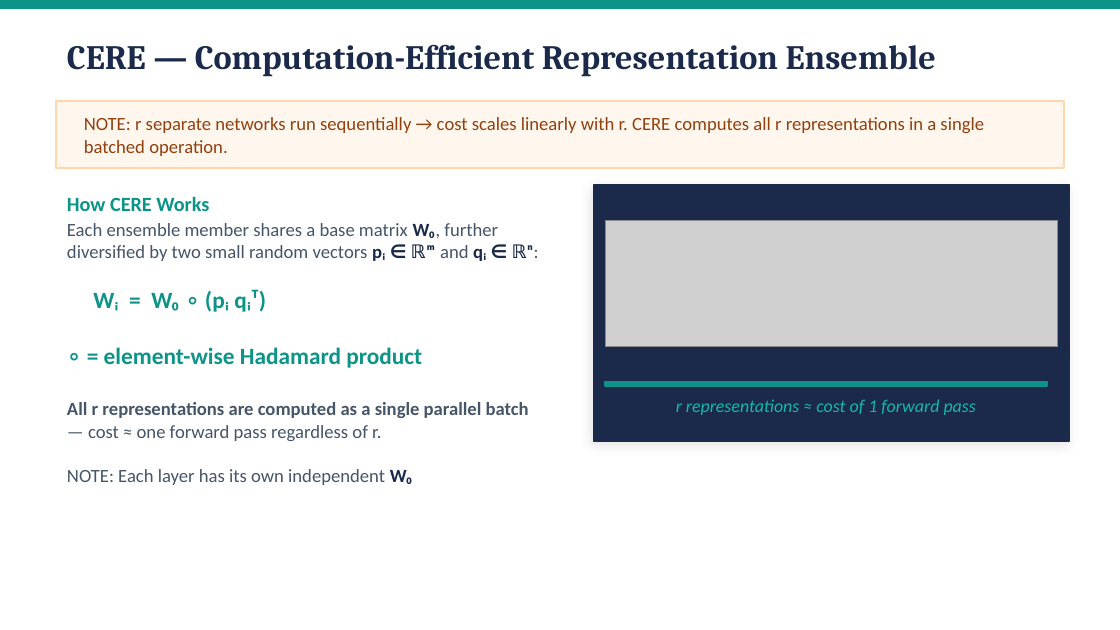
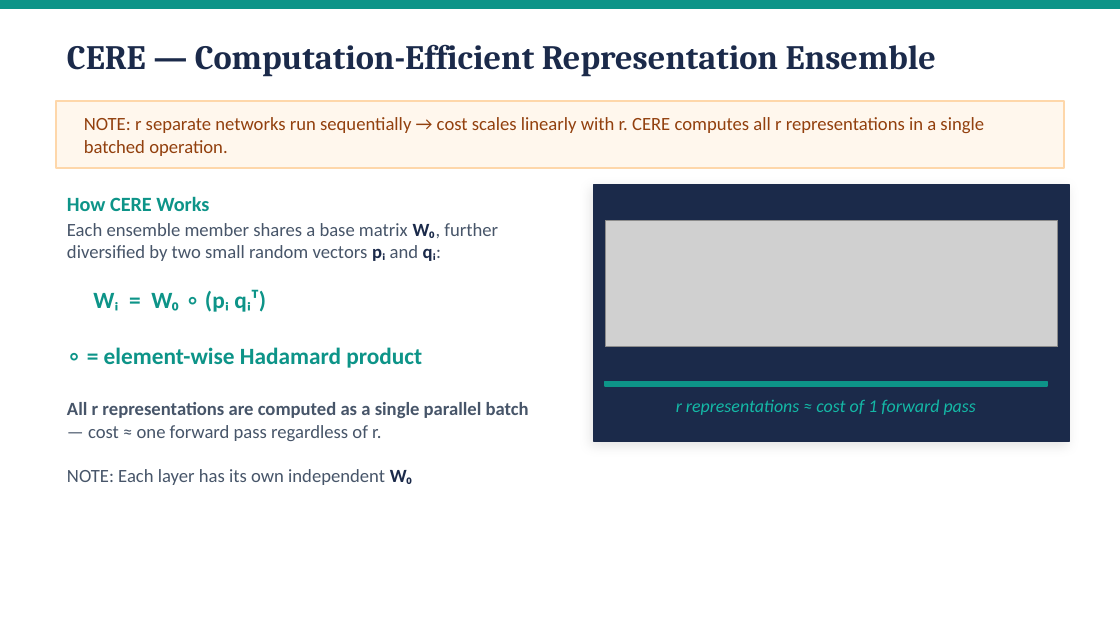
Before and after one commit to amanj4/aman-training-modules, a slide deck: slide 8 of Summary/training_review.pptx. Drawn at 1120x630 pixels with LibreOffice and Linux fonts; fonts in the diff are those of the drawing; grey boxes stand for pictures. Boxes give left, top, right and bottom in pixels: in the first picture for what was removed or moved away, otherwise in the second. Text is boxed around its words. In the diff, an @@ line names an element or a change of style, - is before the commit and + after.

```diff
--- a/Summary/training_review.pptx
+++ b/Summary/training_review.pptx
@@ text at (x1=67, y1=223, x2=529, y2=441): text changed @@
-Each ensemble member shares a base matrix W₀, further diversified by two small random vectors pᵢ ∈ ℝᵐ and qᵢ ∈ ℝⁿ:
-Wᵢ = W₀ ∘ (pᵢ qᵢᵀ)
-∘ = element-wise Hadamard product
-All r representations are computed as a single parallel batch — cost ≈ one forward pass regardless of r.
+Each ensemble member shares a base matrix W₀, further diversified by two small random vectors pᵢ and qᵢ:
+Wᵢ = W₀ ∘ (pᵢ qᵢᵀ)
+∘ = element-wise Hadamard product
+All r representations are computed as a single parallel batch — cost ≈ one forward pass regardless of r.
```
Also in this commit, not shown: 4 other slides changed, 1 slide removed, 2 other files.
